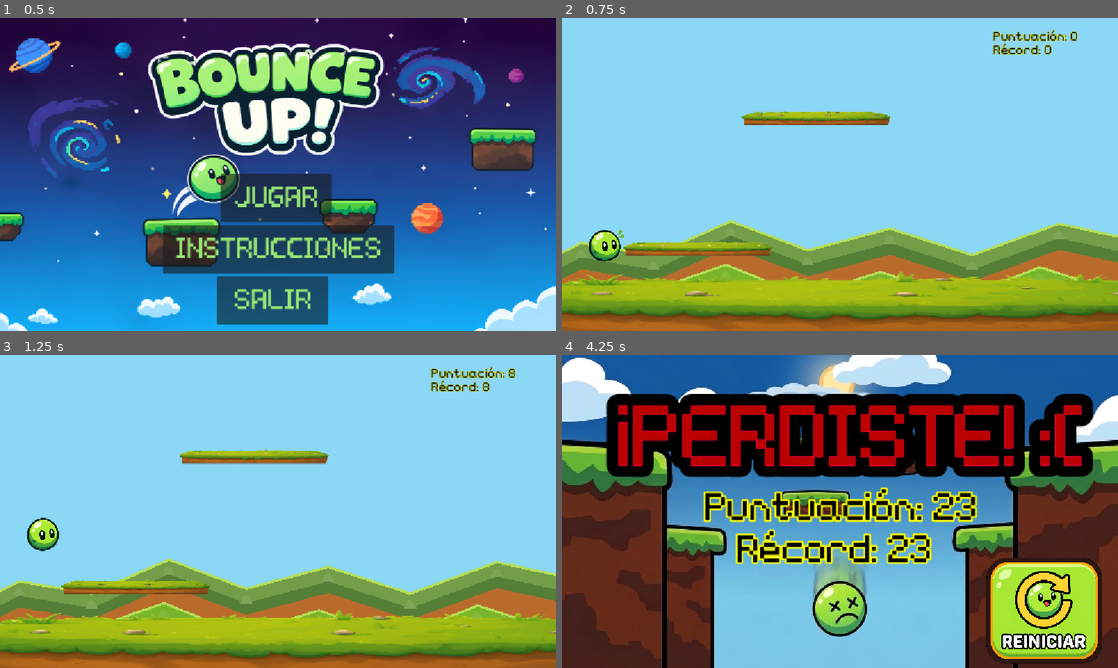
Above: before the commit, frames 1-4 (two rows, left to right).
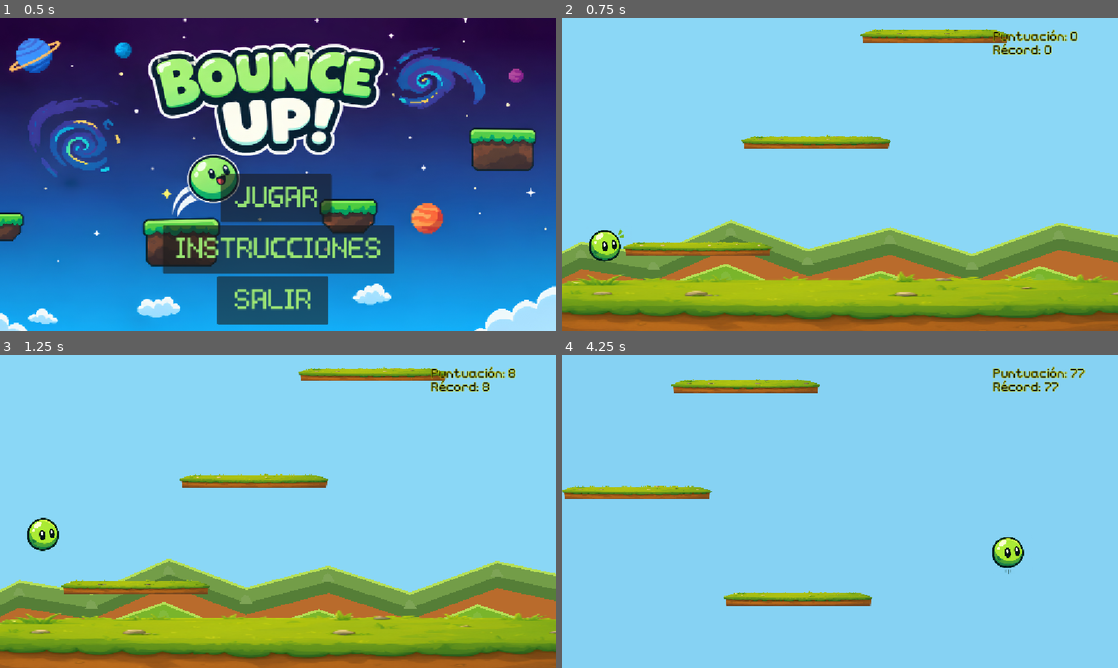
Above: after the commit, the same moments.

Repository: Miranda-511/Bounce-Up-
Game: Godot game, scene res://escenas/menu.tscn
Two runs of this game, one before a commit and one after it. Both use one fixed random seed, a clock stepped at 60 frames per second and the inputs below.
Inputs:
- Up to frame 1 (0.5 s): no input
- Up to frame 2 (0.75 s): click "JUGAR" at 0.5 s
- Up to frame 3 (1.25 s): no input
- Up to frame 4 (4.25 s): hold Right (ui_right) 1.28-2.78 s; hold Left (ui_left) 2.78-3.53 s; hold Right (ui_right) from 3.53 s (still down)

Frame 1 is identical in both runs. In frame 2, 3.2% of the frame differs, in the area x 32-81%, y 3-42%; in frame 3, 3.2%; in frame 4, 89%, in the area x 0-100%, y 0-100%.

Commit message:
menos separacion entre platfrms
(para tener q planear mejor los saltos)

Diff:
--- a/scripts/automaticgenerator.gd
+++ b/scripts/automaticgenerator.gd
@@ -6,7 +6,7 @@
 const ALIEN_SCENE = preload("res://escenas/alien.tscn")
 
 # DIFICULTAD
-const VERTICAL_GAP = 270.0
+const VERTICAL_GAP = 220.0
 const MIN_HORIZONTAL_STEP = 140.0
 const MAX_HORIZONTAL_STEP = 420.0
 const GENERATE_AHEAD = 900.0
